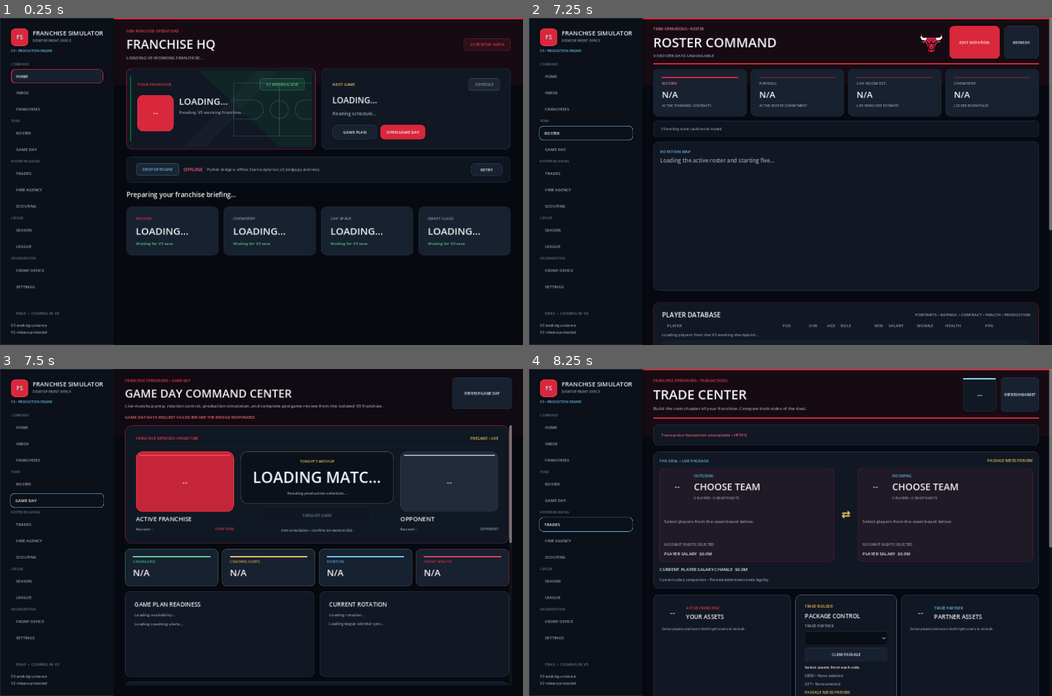
Above: before the commit, frames 1-4 (two rows, left to right).
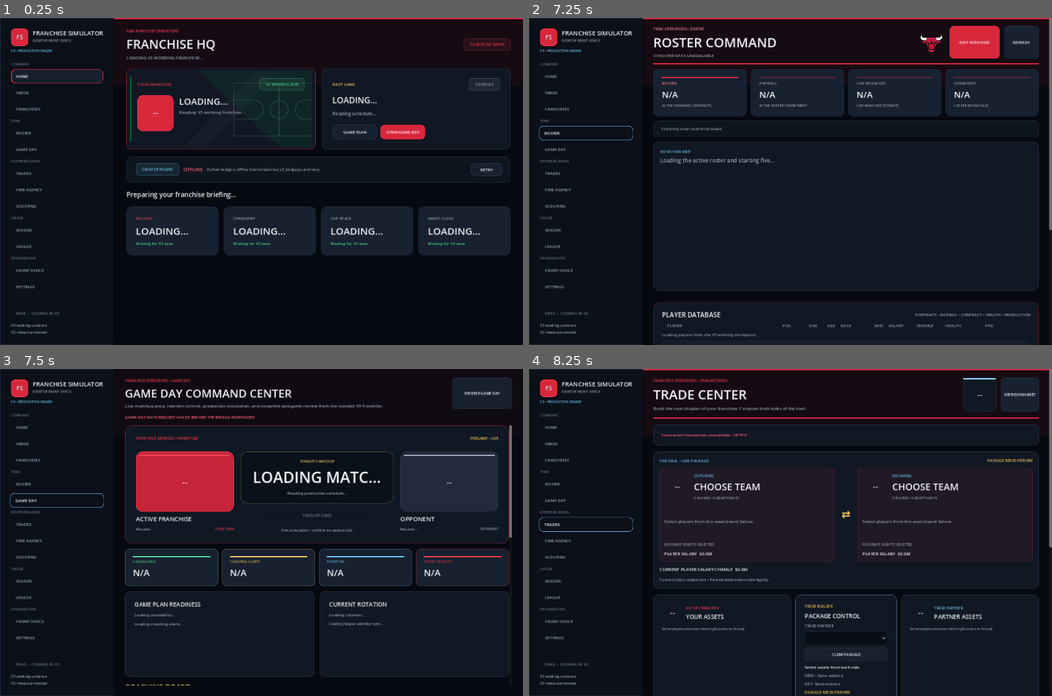
Above: after the commit, the same moments.

Repository: mklim6/NBA_Roster_Optimization_Engine
Game: Godot game, scene res://scenes/main.tscn
Same seed, same stepped clock (60 frames per second), same inputs: the game is played once before the commit and once after it.
Inputs (mouse positions are in pixels of both pictures, inside the frame that each line leads up to):
- Up to frame 1 (0.25 s): no input
- Up to frame 2 (7.25 s): click "SEASON" at 0.5 s; click "HOME" at 1.25 s; click "RETRY" at 2 s; click "RETRY" at 2.75 s; click "RETRY" at 3.5 s; click "INBOX" at 4.25 s; click "FRANCHISES" at 5 s; click (973, 207) at 5.77 s; type "Alex" at 5.85 s; click "ROSTER" at 6.5 s
- Up to frame 3 (7.5 s): click "GAME DAY" at 7.25 s
- Up to frame 4 (8.25 s): click "TRADES" at 8 s

Frames 1-2 are identical in both runs. In frame 3, 0.2% of the frame differs, in the area x 24-98%, y 51-97%; in frame 4, nothing differs.

Commit message:
Add Game Day coaching intelligence board and rotation shortcut

Diff:
--- /dev/null
+++ b/godot_client/scripts/coaching_board_v3.gd
@@ -0,0 +1,103 @@
+extends VBoxContainer
+signal edit_rotation
+const DS = preload("res://scripts/design_system_v3.gd")
+const Portrait = preload("res://scripts/player_portrait_v3.gd")
+var payload: Dictionary = {}
+
+class CoverageCourt extends Control:
+	var scheme := "balanced"
+	func _draw():
+		var bounds = Rect2(Vector2(12, 12), size - Vector2(24, 24))
+		draw_style_box(DS.style_box(Color("101e2a"), 12, DS.BORDER, 1, 0.0), bounds)
+		var origin = Vector2(size.x * 0.5, 40)
+		draw_rect(Rect2(Vector2(size.x * 0.32, 24), Vector2(size.x * 0.36, 95)), Color("8a9eaf"), false, 1.5)
+		draw_arc(origin, 12, 0, TAU, 40, DS.GOLD, 2)
+		draw_arc(origin, size.x * 0.34, 0, PI, 60, Color("506477"), 1.5)
+		var spots = [Vector2(.2,.65),Vector2(.4,.78),Vector2(.8,.65),Vector2(.62,.44),Vector2(.38,.32)]
+		if scheme == "pack_paint" or scheme == "match_size_and_glass":
+			spots = [Vector2(.36,.4),Vector2(.5,.55),Vector2(.64,.4),Vector2(.6,.25),Vector2(.4,.25)]
+		elif scheme == "load_primary_creator":
+			spots = [Vector2(.35,.73),Vector2(.48,.68),Vector2(.8,.65),Vector2(.62,.4),Vector2(.4,.3)]
+		for i in range(spots.size()):
+			var pos = Vector2(spots[i].x * size.x, spots[i].y * size.y)
+			draw_line(pos, origin, Color(0.3,0.8,0.7,0.2), 2)
+			draw_circle(pos, 13, DS.GOOD)
+			draw_string(ThemeDB.fallback_font, pos + Vector2(-4,5), str(i+1), HORIZONTAL_ALIGNMENT_LEFT, -1, 14, Color("071014"))
+
+func _ready() -> void:
+	if get_child_count() == 0:
+		clear_board("Refresh to load coaching intelligence.")
+
+func clear_board(message: String) -> void:
+	payload.clear()
+	for child in get_children():
+		remove_child(child)
+		child.queue_free()
+	add_theme_constant_override("separation", 12)
+	add_child(label("COACHING BOARD", 20, DS.GOLD))
+	add_child(label(message, 14, DS.MUTED))
+
+func configure(data: Dictionary) -> void:
+	clear_board("Automatic tactical selection • current saved rotation")
+	if not data.get("available", false):
+		get_child(1).text = str(data.get("detail", "No matchup available."))
+		return
+	payload = data.duplicate(true)
+	var decision: Dictionary = data.get("decision", {})
+	var staff: Dictionary = data.get("staff", {})
+	var threats: Dictionary = data.get("threats", {})
+	var layout = HBoxContainer.new()
+	layout.add_theme_constant_override("separation", 18)
+	add_child(layout)
+	var court_column = VBoxContainer.new()
+	court_column.custom_minimum_size.x = 320
+	layout.add_child(court_column)
+	court_column.add_child(label(str(decision.get("scheme_label", "Balanced")), 20))
+	var court = CoverageCourt.new()
+	court.scheme = str(decision.get("scheme", "balanced"))
+	court.custom_minimum_size = Vector2(320,220)
+	court_column.add_child(court)
+	court_column.add_child(label("Schematic coverage • not tracked player positions", 12, DS.MUTED))
+	var info = VBoxContainer.new()
+	info.size_flags_horizontal = Control.SIZE_EXPAND_FILL
+	info.add_theme_constant_override("separation", 8)
+	layout.add_child(info)
+	info.add_child(label(str(data.get("opponent", "")) + " • OPPONENT PRESSURE", 14, DS.GOLD))
+	var player_row = HBoxContainer.new()
+	info.add_child(player_row)
+	var portrait = Portrait.new()
+	portrait.custom_minimum_size = Vector2(88,80)
+	portrait.configure({"player_id": threats.get("primary_threat_player_id", ""), "name": threats.get("primary_threat_player_name", "Unknown")})
+	player_row.add_child(portrait)
+	var threat_copy = VBoxContainer.new()
+	threat_copy.size_flags_horizontal = Control.SIZE_EXPAND_FILL
+	player_row.add_child(threat_copy)
+	threat_copy.add_child(label("PRIMARY THREAT", 12, DS.MUTED))
+	threat_copy.add_child(label(str(threats.get("primary_threat_player_name", "Unknown")), 19))
+	for metric in [["creation","CREATION"],["spacing","SPACING"],["rim_pressure","RIM PRESSURE"],["glass_size","SIZE / GLASS"],["interior_hub","INTERIOR HUB"]]:
+		var value = threats.get(metric[0], null)
+		info.add_child(label(metric[1] + "   " + ("—" if value == null else "%.0f / 100" % float(value)), 12, DS.MUTED))
+		if value != null:
+			var bar = ProgressBar.new()
+			bar.custom_minimum_size.y = 7
+			bar.show_percentage = false
+			bar.value = float(value)
+			info.add_child(bar)
+	add_child(label(str(decision.get("explanation", "")), 14, DS.MUTED))
+	add_child(label("%s • modeled opponent suppression %.2f pts" % [staff.get("head_coach_name", "Staff"), decision.get("suppression_points", 0.0)], 16, DS.GOOD))
+	add_child(label("Simulated staff traits: " + ", ".join(staff.get("head_traits", [])) + " • Assistant: " + ", ".join(staff.get("assistant_traits", [])), 13, DS.MUTED))
+	add_child(label("Pregame model intelligence. This does not preview a score or change player ratings.", 12, DS.MUTED))
+	var button = Button.new()
+	button.text = "EDIT ROTATION • PREVIEW YOUR CHANGES"
+	button.custom_minimum_size.y = 40
+	button.pressed.connect(func(): edit_rotation.emit())
+	add_child(button)
+
+func label(text: String, font_size: int, color: Color = DS.TEXT) -> Label:
+	var result = Label.new()
+	result.text = text
+	result.autowrap_mode = TextServer.AUTOWRAP_WORD_SMART
+	result.size_flags_horizontal = Control.SIZE_EXPAND_FILL
+	result.add_theme_font_size_override("font_size", font_size)
+	result.add_theme_color_override("font_color", color)
+	return result
--- a/godot_client/scripts/game_day_center_v3.gd
+++ b/godot_client/scripts/game_day_center_v3.gd
@@ -47,6 +47,10 @@
 var readiness_values := {}
 var primary_buttons: Array = []
 
+var coaching_board: VBoxContainer
+var coaching_request: HTTPRequest
+var coaching_team := ""
+var rotation_card: Control
 var game_request: HTTPRequest
 var roster_request: HTTPRequest
 var simulate_request: HTTPRequest
@@ -100,6 +104,9 @@
 
 
 func apply_team_brand(_team: String, primary: Color, _secondary: Color) -> void:
+	coaching_team = _team
+	if coaching_board != null:
+		coaching_board.clear_board("Refresh to load this team’s coaching plan.")
 	postgame_team_color = TeamBrandingV3.hover_color(primary)
 	if branded_top_band != null:
 		branded_top_band.color = Color(primary, 0.08)
@@ -198,7 +205,14 @@
 	content.add_child(_build_matchup_card())
 	content.add_child(_build_readiness_metrics())
 	content.add_child(_build_readiness_row())
-	content.add_child(_build_rotation_card())
+	coaching_board = preload("res://scripts/coaching_board_v3.gd").new()
+	content.add_child(coaching_board)
+	coaching_board.edit_rotation.connect(func():
+		var scroller = rotation_card.get_parent().get_parent()
+		if scroller is ScrollContainer:
+			scroller.ensure_control_visible(rotation_card))
+	rotation_card = _build_rotation_card()
+	content.add_child(rotation_card)
 	content.add_child(_build_postgame_card())
 
 
@@ -670,6 +684,19 @@
 
 
 func _build_http() -> void:
+	coaching_request = HTTPRequest.new()
+	coaching_request.timeout = 15.0
+	add_child(coaching_request)
+	coaching_request.request_completed.connect(func(result, code, _headers, body):
+		if result != HTTPRequest.RESULT_SUCCESS or code != 200:
+			coaching_board.clear_board("Coaching intelligence unavailable. Refresh to retry.")
+			return
+		var data = JSON.parse_string(body.get_string_from_utf8())
+		if typeof(data) != TYPE_DICTIONARY or str(data.get("team", "")) != coaching_team:
+			coaching_board.clear_board("Refresh to load this team’s coaching plan.")
+			return
+		coaching_board.configure(data))
+
 	game_request = HTTPRequest.new()
 	game_request.timeout = 8.0
 	game_request.request_completed.connect(_on_game_request_completed)
@@ -692,6 +719,12 @@
 
 
 func _request_game_day() -> void:
+	if coaching_request != null:
+		coaching_request.cancel_request()
+		coaching_board.clear_board("Loading matchup intelligence…")
+		if coaching_request.request("http://127.0.0.1:8765/v3/coaching-plan") != OK:
+			coaching_board.clear_board("Coaching request could not start. Refresh to retry.")
+
 	if game_request == null:
 		return
 	if game_request.get_http_client_status() != HTTPClient.STATUS_DISCONNECTED:
Not shown, changed: desktop_bridge/server.py
Not shown, added: docs/V3_BATCH32_COACHING_BOARD.md
Not shown, added: src/validate_v3_batch32_coaching_board.py
